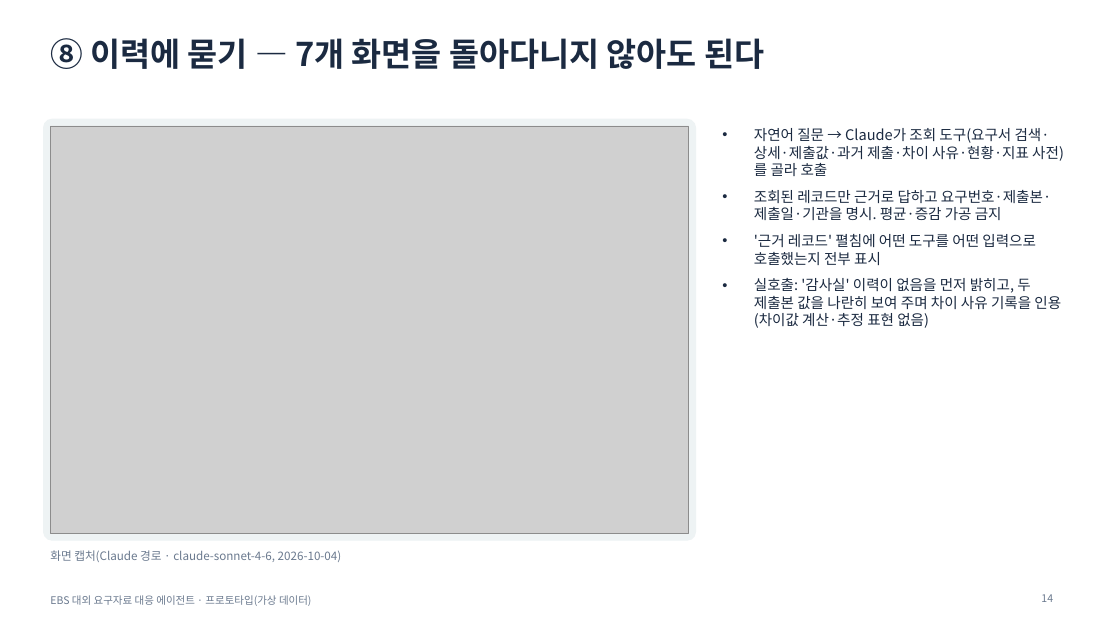
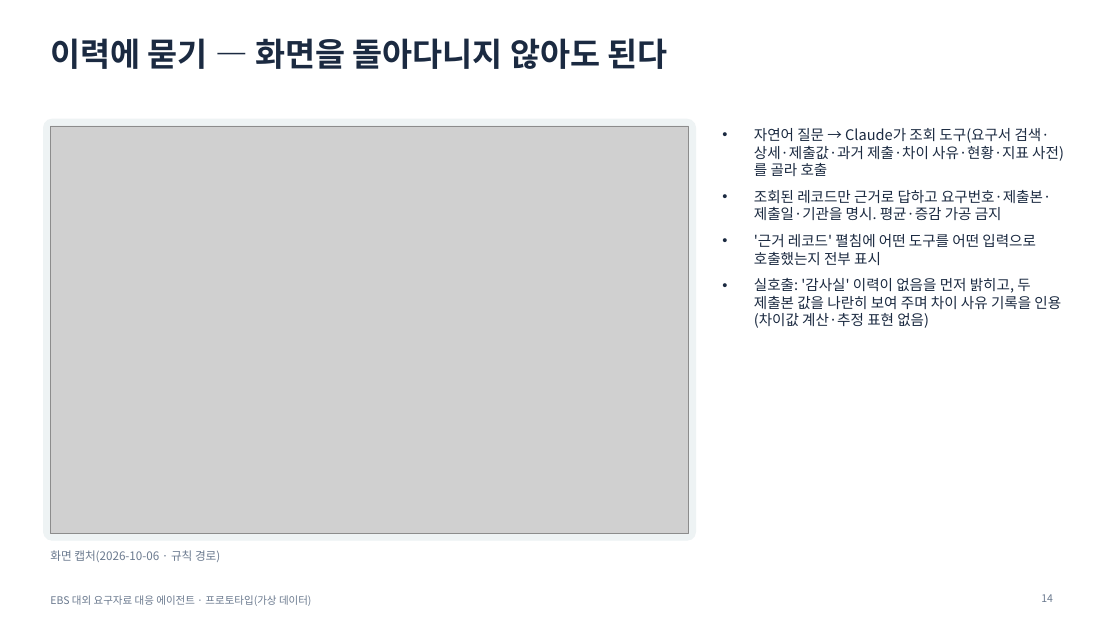
Before and after one commit to lts134/ebsjajucenter, a slide deck: slide 14 of app/docs/발표자료_EBS_요구자료대응에이전트.pptx. Drawn at 1120x630 pixels with LibreOffice and Linux fonts; fonts in the diff are those of the drawing; grey boxes stand for pictures. Boxes give left, top, right and bottom in pixels: in the first picture for what was removed or moved away, otherwise in the second. Text is boxed around its words. In the diff, an @@ line names an element or a change of style, - is before the commit and + after.

```diff
--- a/app/docs/발표자료_EBS_요구자료대응에이전트.pptx
+++ b/app/docs/발표자료_EBS_요구자료대응에이전트.pptx
@@ title at (x1=50, y1=38, x2=668, y2=69): text changed @@
-⑧ 이력에 묻기 — 7개 화면을 돌아다니지 않아도 된다
+이력에 묻기 — 화면을 돌아다니지 않아도 된다
@@ text at (x1=50, y1=550, x2=220, y2=562): text changed @@
-화면 캡처(Claude 경로 · claude-sonnet-4-6, 2026-10-04)
+화면 캡처(2026-10-06 · 규칙 경로)
```
Also in this commit, not shown: 12 other slides changed, 34 other files.
